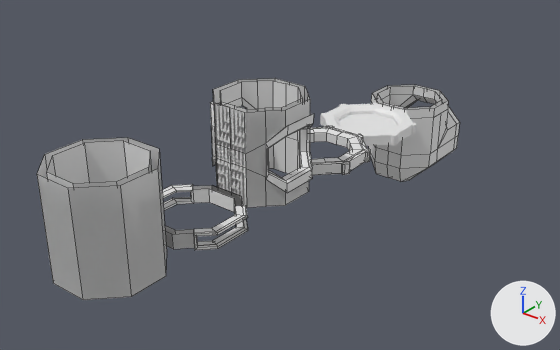
The Blender file Assets/Models/David/pipe.blend: old version first, new version second.
Both versions are drawn from a camera (50 mm lens) standing at (9.29, -13.01, 7.22) and looking at (-1.0, -0.15, -0.76). Every picture has the same lights, and +X, +Y and +Z are marked at lower right. Mesh edges are drawn as thin lines on the coarser meshes.

The older version as bpy lines, for what is in view:
```python
me_cylinder_009 = bpy.data.meshes.new('Cylinder.009')
me_cylinder_009.from_pydata(...)  # 226 vertices, 272 faces; spans x -1.09..1.09, y -1.09..1.09, z -0.02..0.24
me_cylinder_016 = bpy.data.meshes.new('Cylinder.016')
me_cylinder_016.from_pydata(...)  # 149 vertices, 132 faces; spans x -0.92..0.92, y -2.12..0.0, z -0.92..1.23
# faces by material slot: [66, 66]
me_cylinder_016.materials.append(mat_material_007)  # white #e7e7e7
me_cylinder_016.materials.append(mat_material_010)  # white #e7e7e7
me_cylinder_022 = bpy.data.meshes.new('Cylinder.022')
me_cylinder_022.from_pydata(...)  # 176 vertices, 158 faces; spans x -0.89..1.09, y -0.92..0.92, z -0.01..0.32
# faces by material slot: [52, 100, 6]
me_cylinder_022.materials.append(mat_material_001)  # white #e7e7e7
me_cylinder_022.materials.append(mat_material_002)  # white #e7e7e7
me_cylinder_022.materials.append(mat_material_026)  # white #e7e7e7
ob_pipecorner = bpy.data.objects.new('pipecorner', me_cylinder_016)
ob_pipecorner.location = (0.0, 5.19, -1.0)
ob_pipejointend = bpy.data.objects.new('pipejointend', me_cylinder_009)
ob_pipejointend.location = (0.0, 2.0, 0.0)
ob_pipieplank = bpy.data.objects.new('pipieplank', me_cylinder_022)
ob_pipieplank.location = (-0.1, -4.0, -0.01)
# also in view: 'pipejoint' at (0.0, 0.0, 0.11); 'pipefull' at (0.0, -6.0, 1.0); 'pipeholl' at (0.0, -2.0, 1.0)
```
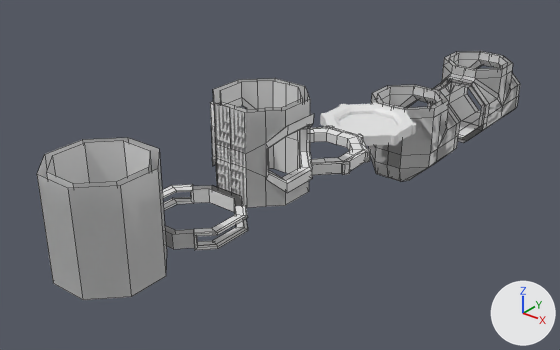
Where the newer file only moved an object's origin or applied its transform, the numbers keep the older frame.

Changed parts and their boxes [x1, y1, x2, y2] in the pictures (560 x 350 px):
'pipeT', added: after [427, 51, 520, 143]
    faces in mat_material_031 (white #e7e7e7): [427, 51, 520, 143]
    faces in mat_material_022 (white #e7e7e7): [432, 52, 507, 138]
part 1 of me_cylinder_016, added: after [369, 85, 460, 181]

The change, as a diff of the scene's bpy script:
```diff
--- a/Assets/Models/David/pipe.blend.py
+++ b/Assets/Models/David/pipe.blend.py
@@ mat_material_020 @@
+mat_material_020 = principled_material('Material.020')
+mat_material_020.base_color = (0.8, 0.8, 0.8)  # white #e7e7e7
@@ mat_material_027 @@
+mat_material_027 = principled_material('Material.027')
+mat_material_027.base_color = (0.8, 0.8, 0.8)  # white #e7e7e7
@@ mat_material_031 @@
+mat_material_031 = principled_material('Material.031')
+mat_material_031.base_color = (0.8, 0.8, 0.8)  # white #e7e7e7
@@ mat_material_022 @@
+mat_material_022 = principled_material('Material.022')
+mat_material_022.base_color = (0.8, 0.8, 0.8)  # white #e7e7e7
@@ me_cylinder_016 @@
 # used by ob_pipecorner; location = (0.0, 5.19, -1.0)
-me_cylinder_016.from_pydata(...)  # 149 vertices, 132 faces; spans x -0.92..0.92, y -2.12..0.0, z -0.92..1.23
+me_cylinder_016.from_pydata(...)  # 225 vertices, 198 faces; spans x -0.92..0.92, y -2.12..0.0, z -0.92..1.23
+# me_cylinder_016 part 1: a new loose piece of 76 vertices spanning x -0.92..0.92, y -2.12..0.0, z -0.92..1.23, in mat_material_020 (white #e7e7e7)
 me_cylinder_016.materials.append(mat_material_007)
 me_cylinder_016.materials.append(mat_material_010)
+me_cylinder_016.materials.append(mat_material_020)  # white #e7e7e7
@@ me_cylinder_004 @@
+me_cylinder_004.from_pydata(...)  # 268 vertices, 228 faces; spans x -0.92..0.92, y -2.39..0.0, z -0.92..1.23
+# faces by material slot: [76, 76, 76]
+me_cylinder_004.materials.append(mat_material_027)  # white #e7e7e7
+me_cylinder_004.materials.append(mat_material_031)  # white #e7e7e7
+me_cylinder_004.materials.append(mat_material_022)  # white #e7e7e7
@@ ob_pipet @@
+ob_pipet = bpy.data.objects.new('pipeT', me_cylinder_004)
+ob_pipet.location = (0.0, 9.19, -1.0)
```
